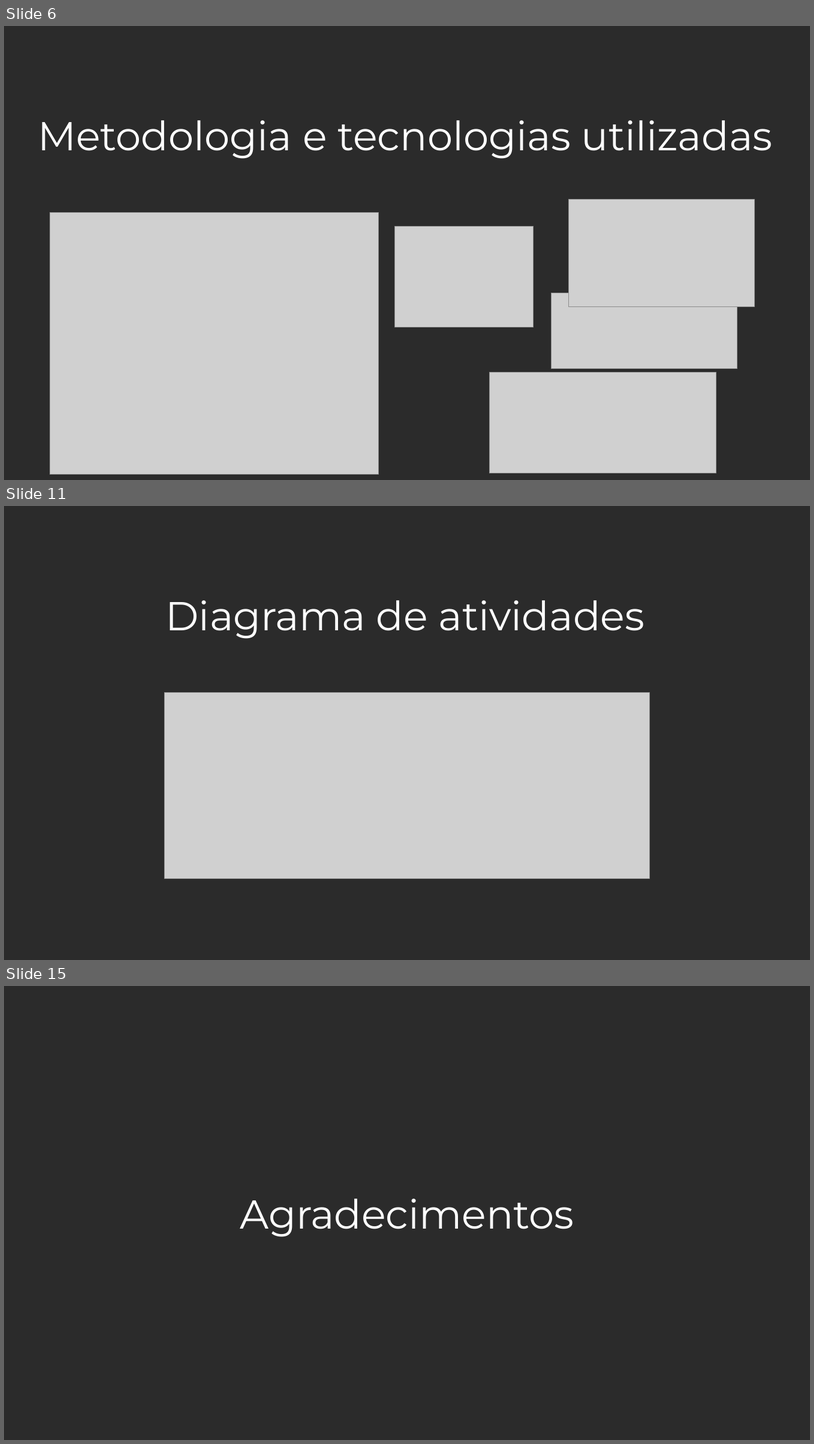
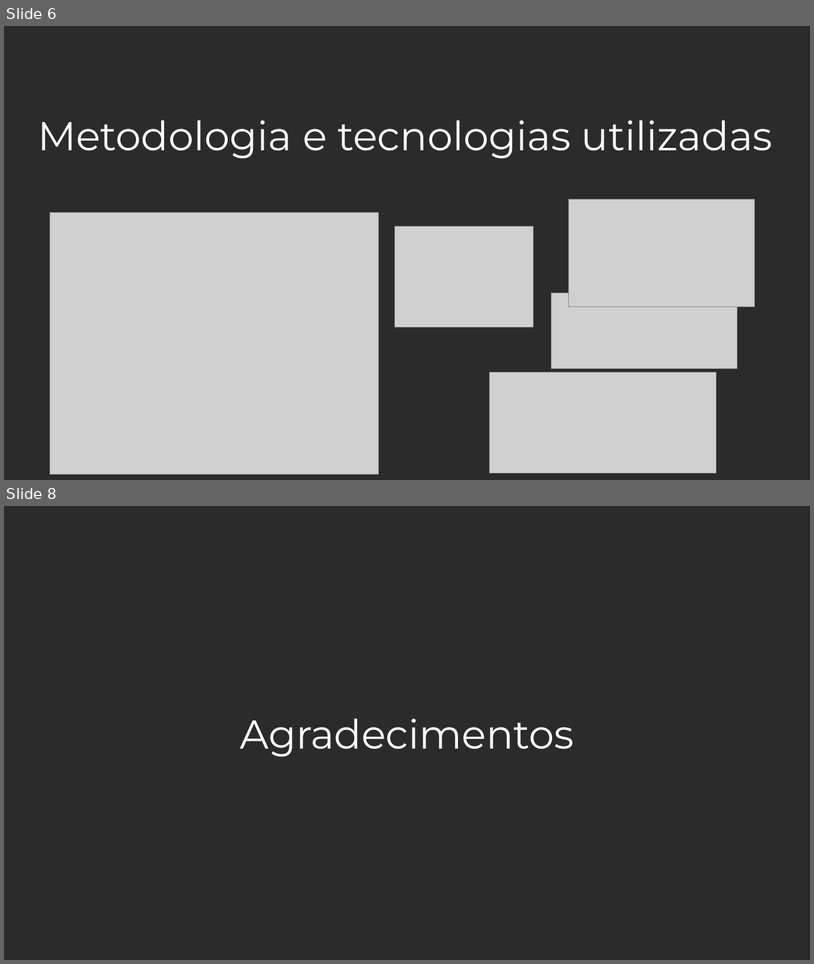
Before and after one commit to andreneves/PF, a slide deck: modelo-apresentacao-CSI-PF.pptx. Shown one above the other, each under a label of ours: slides 6, 11 and 15 before the commit, slides 6 and 8 after it; the slides between them are not shown. The pictures are 814x1444 and 814x964 pixels, drawn with LibreOffice and Linux fonts; fonts in the diff are those of the drawing; grey boxes stand for pictures; background and template pictures are left out; a plain dark background stands for a picture behind light text. Boxes give left, top, right and bottom in pixels: in the first picture for what was removed or moved away, otherwise in the second. Text is boxed around its words. In the diff, an @@ line names an element or a change of style, - is before the commit and + after.

```diff
--- a/modelo-apresentacao-CSI-PF.pptx
+++ b/modelo-apresentacao-CSI-PF.pptx
@@ slide 11 removed at <box>4,506,810,960</box>, background picture (left out) @@
@@ text removed at <box>165,600,645,639</box> @@
-Diagrama de atividades
@@ picture removed at <box>164,693,650,878</box> @@
@@ what was slide 15 is now slide 8 @@
```
Also in this commit, not shown: 1 slide changed, 6 other slides removed.
